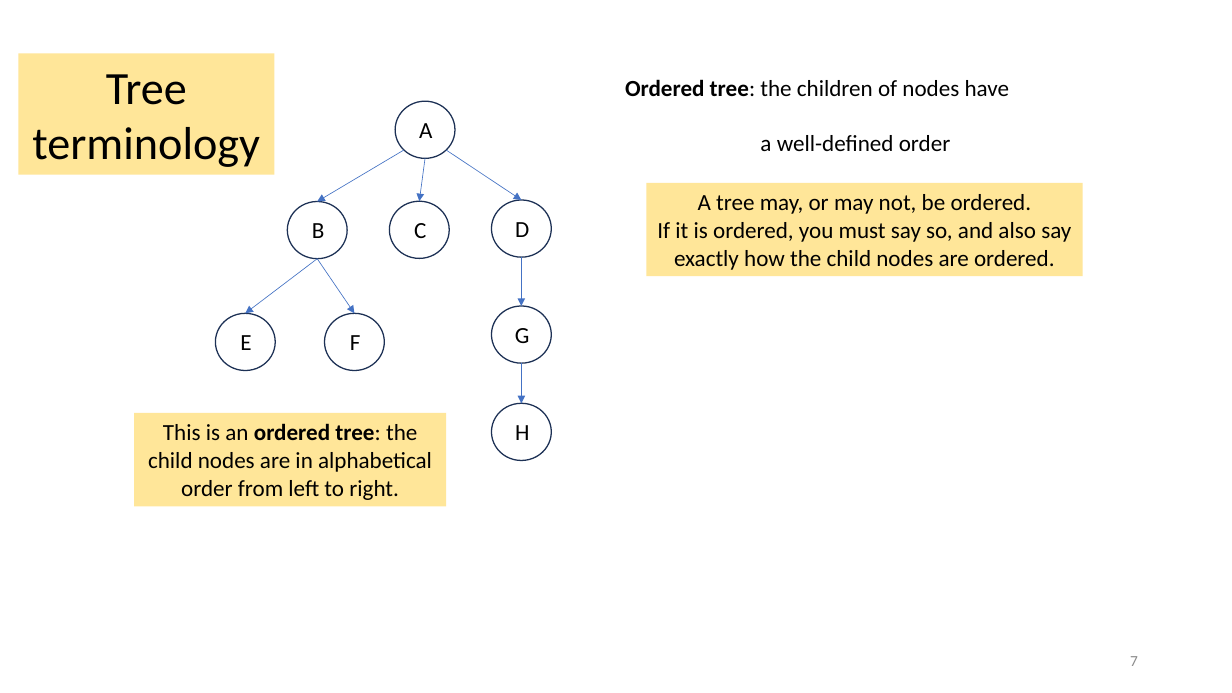
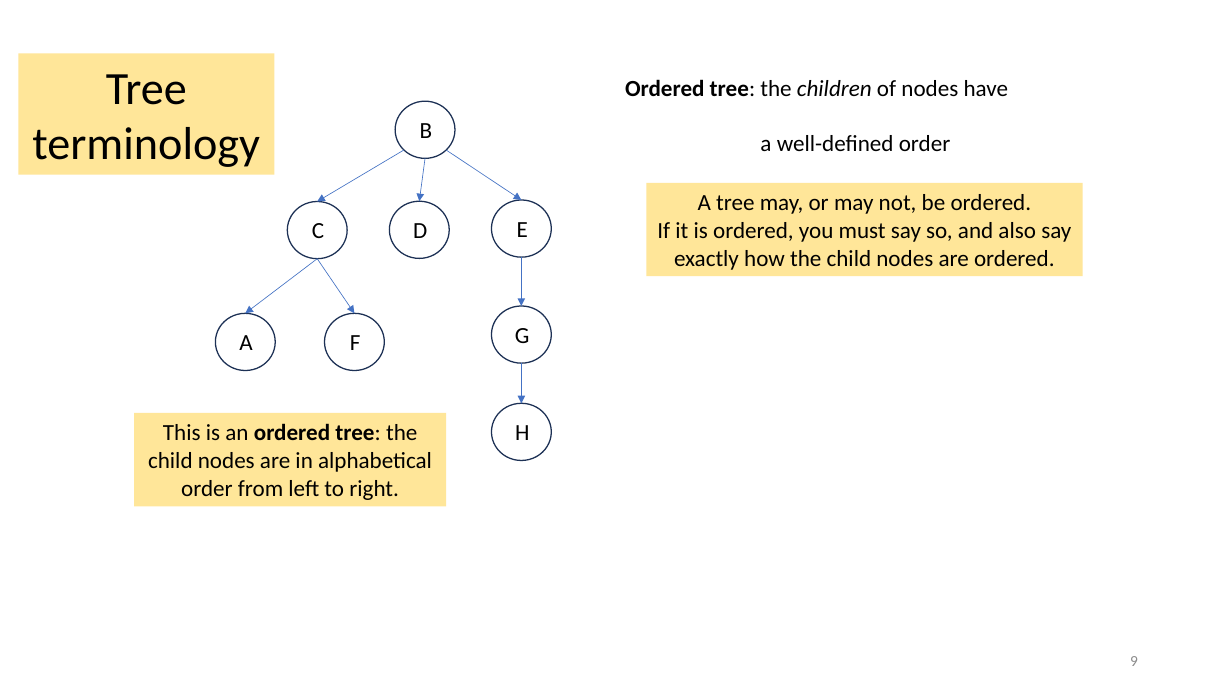
Before and after one commit to tjd1234/cmpt225summer2023, a slide deck: slide 9 of lecture_notes/week6/week6_trees.pptx (slide 7 before the commit). Drawn at 1232x693 pixels with LibreOffice and Linux fonts; fonts in the diff are those of the drawing. Boxes give left, top, right and bottom in pixels: in the first picture for what was removed or moved away, otherwise in the second. Text is boxed around its words. In the diff, an @@ line names an element or a change of style, - is before the commit and + after.

```diff
--- a/lecture_notes/week6/week6_trees.pptx
+++ b/lecture_notes/week6/week6_trees.pptx
@@ text at [625,79,1008,96]: italic on in "children" @@
@@ text at [420,123,433,138]: text changed @@
-A
+B
@@ text "C": place and size @@
-text "C" at [414,223,426,238]
+text "C" at [312,223,324,238]
@@ text removed at [312,223,325,238] @@
-B
@@ text "D": place and size @@
-text "D" at [515,222,529,237]
+text "D" at [413,223,427,238]
@@ text added at [517,222,528,237], 18 pt, text #000000 @@
+E
@@ text at [239,335,252,350]: text changed @@
-E
+A
@@ page number at [1130,656,1138,666]: text changed @@
-7
+9
```
Also in this commit, not shown: 10 other slides changed, 2 slides added, 1 other file.
